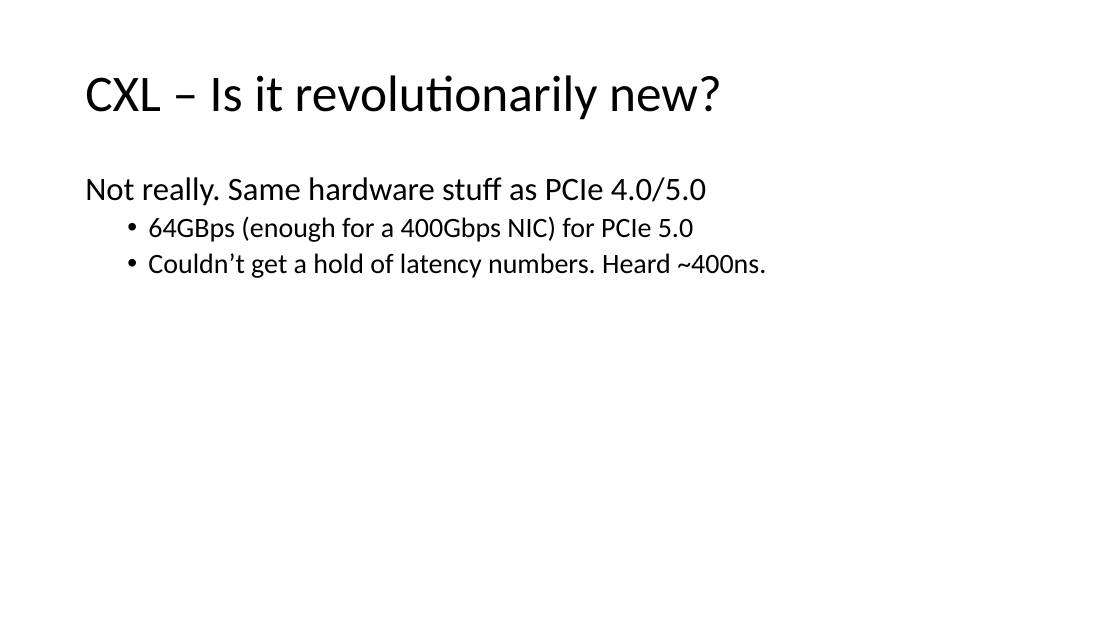
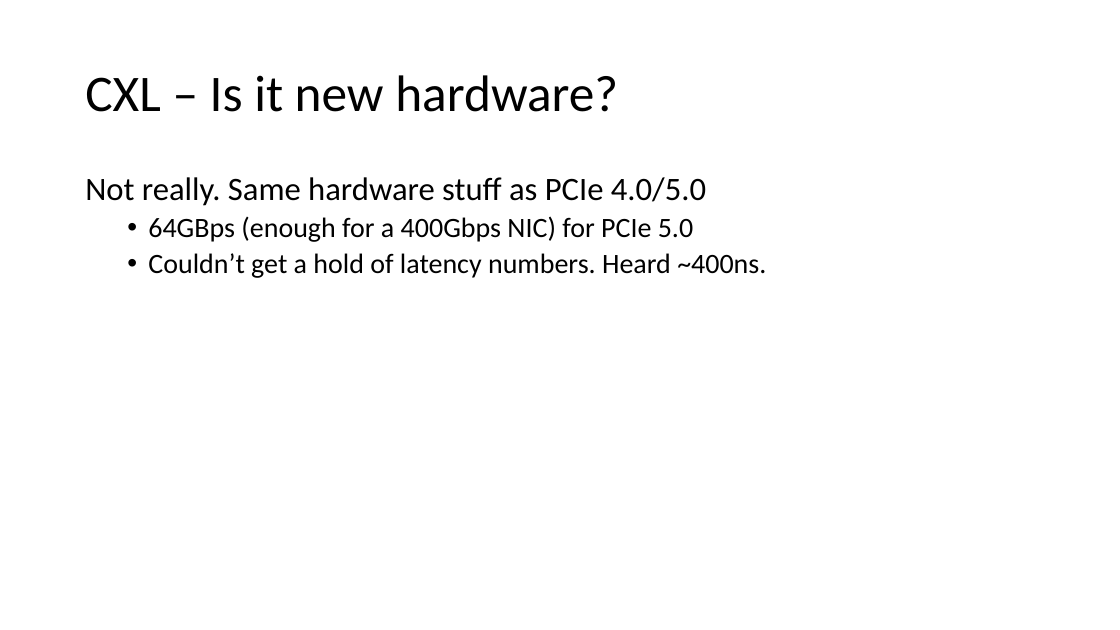
Before and after one commit to eden-farmem/eden-all, a slide deck: slide 3 of docs/cxl.pptx. Drawn at 1120x630 pixels with LibreOffice and Linux fonts; fonts in the diff are those of the drawing. Boxes give left, top, right and bottom in pixels: in the first picture for what was removed or moved away, otherwise in the second. Text is boxed around its words. In the diff, an @@ line names an element or a change of style, - is before the commit and + after.

```diff
--- a/docs/cxl.pptx
+++ b/docs/cxl.pptx
@@ title at [85, 75, 618, 112]: text changed @@
-CXL – Is it revolutionarily new?
+CXL – Is it new hardware?
```
Also in this commit, not shown: 2 other slides changed, 4 other files.
